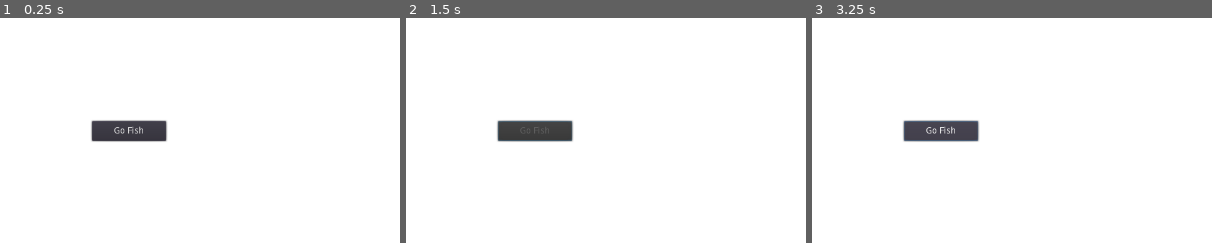
Above: before the commit, frames 1-3 (left to right).
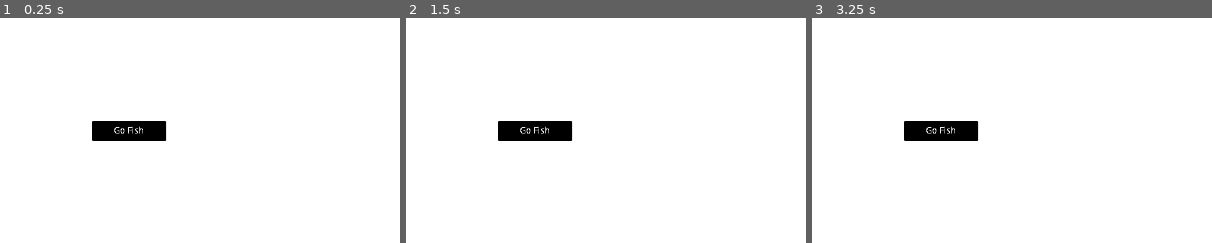
Above: after the commit, the same moments.

Repository: rilifon/A-Fera-Que-Habita-Em-Mim
Game: Godot game, scene res://MainScene.tscn
Same seed, same stepped clock (60 frames per second), same inputs: the game is played once before the commit and once after it.
Inputs (mouse positions are % of the whole screen's width and height, from its top left):
- Up to frame 1 (0.25 s): no input
- Up to frame 2 (1.5 s): click "Go Fish" at 0.5 s; click (16, 36) at 1.25 s, where only the run after the commit has a clickable "Go Fish"
- Up to frame 3 (3.25 s): click "Go Fish" at 2 s; tap Enter at 2.75 s
The pictures show only the part of the screen within x 0-50%, y 10-60%; the shares and areas given below are measured in that part.

The runs differ from the first frame. In frame 1, 1.8% of the frame differs, in the area x 22-42%, y 45-56%; in frame 2, 1.8%; in frame 3, 1.8%.

Commit message:
Added new shader

Diff:
--- /dev/null
+++ b/project/ColorShader.shader
@@ -0,0 +1,14 @@
+shader_type canvas_item;
+
+uniform vec4 bg_color : hint_color = vec4(0.0, 0.0, 0.0, 1.0);
+uniform vec4 fg_color : hint_color = vec4(1.0, 1.0, 1.0, 1.0);
+
+void fragment(){
+  vec4 tex_color = texture(SCREEN_TEXTURE, SCREEN_UV);
+  if ((tex_color.r + tex_color.g + tex_color.b)/3.0 <= .5){
+	COLOR = bg_color;
+  }
+  else{
+	COLOR = fg_color;
+  }
+}
--- a/project/MainScene.tscn
+++ b/project/MainScene.tscn
@@ -1,7 +1,13 @@
-[gd_scene load_steps=3 format=2]
+[gd_scene load_steps=5 format=2]
 
 [ext_resource path="res://MainScene.gd" type="Script" id=1]
 [ext_resource path="res://Button.tscn" type="PackedScene" id=2]
+[ext_resource path="res://ColorShader.shader" type="Shader" id=3]
+
+[sub_resource type="ShaderMaterial" id=1]
+shader = ExtResource( 3 )
+shader_param/bg_color = Color( 0, 0, 0, 1 )
+shader_param/fg_color = Color( 1, 1, 1, 1 )
 
 [node name="MainScene" type="Node2D"]
 script = ExtResource( 1 )
@@ -29,3 +35,13 @@
 "times_used": 0,
 "type": ""
 }
+
+[node name="ColorShader" type="ColorRect" parent="."]
+material = SubResource( 1 )
+anchor_right = 1.0
+anchor_bottom = 1.0
+margin_right = 1280.0
+margin_bottom = 720.0
+__meta__ = {
+"_edit_use_anchors_": false
+}
